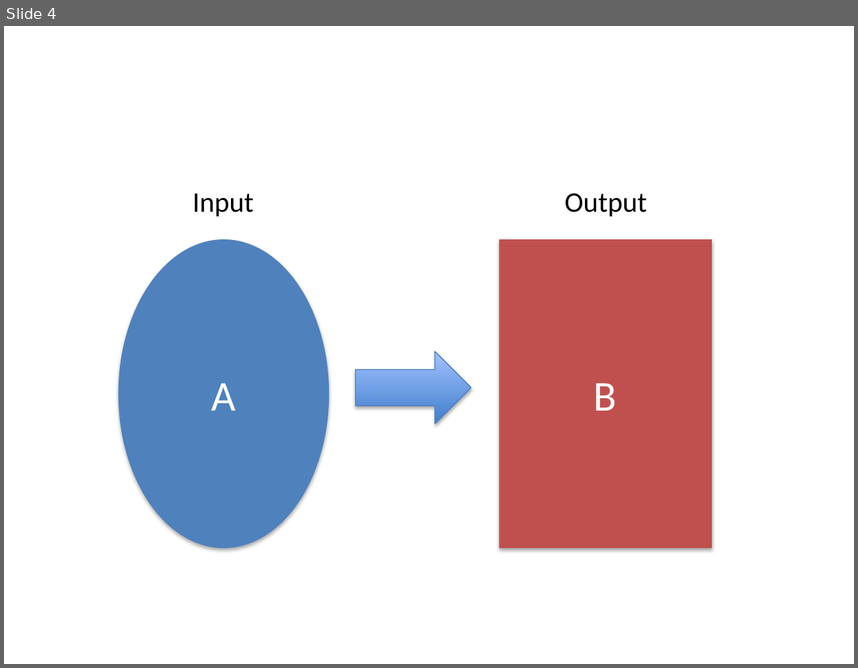
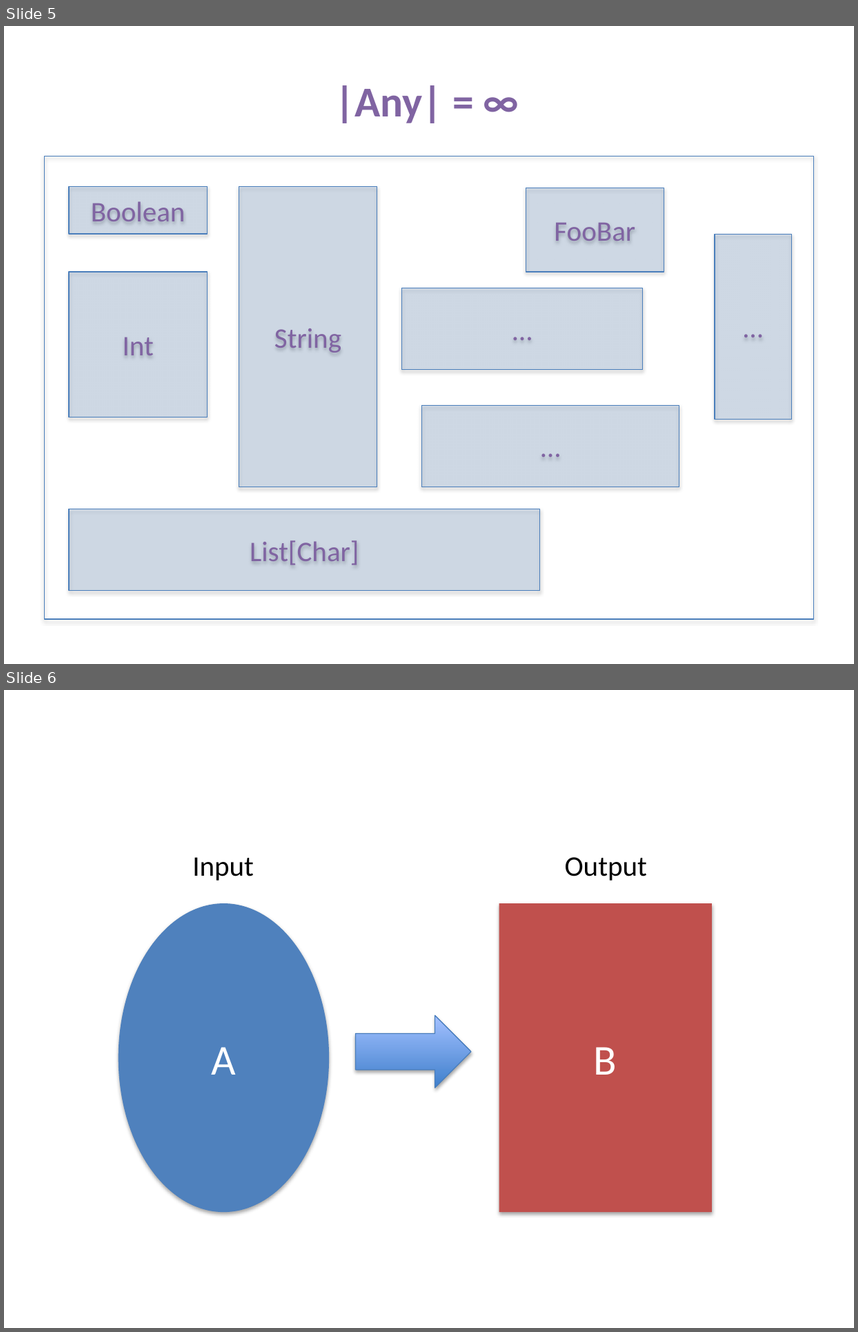
Before and after one commit to fp-tower/foundations, a slide deck: Diagrams.pptx. Shown one above the other, each under a label of ours: slide 4 before the commit, slides 5 and 6 after it. The pictures are 858x668 and 858x1332 pixels, drawn with LibreOffice and Linux fonts; fonts in the diff are those of the drawing. Boxes give left, top, right and bottom in pixels: in the first picture for what was removed or moved away, otherwise in the second. Text is boxed around its words. In the diff, an @@ line names an element or a change of style, - is before the commit and + after.

```diff
--- a/Diagrams.pptx
+++ b/Diagrams.pptx
@@ slide 5 added at [4,26,854,664], background #FFFFFF @@
@@ text added at [335,85,443,123], 36 pt, text #8064A2, bold @@
+|Any| = ∞
@@ rectangle added at [44,156,814,619], outline #4B7EBC 0.75 pt @@
@@ rectangle added at [69,187,206,234], fill #4F81BD at 20% opacity, outline #4B7EBC 0.75 pt, 24 pt, text #8064A2 @@
+Boolean
@@ rectangle added at [239,187,377,487], fill #4F81BD at 20% opacity, outline #4B7EBC 0.75 pt, 24 pt, text #8064A2 @@
+String
@@ rectangle added at [526,187,664,272], fill #4F81BD at 20% opacity, outline #4B7EBC 0.75 pt, 24 pt, text #8064A2 @@
+FooBar
@@ rectangle added at [715,234,791,419], fill #4F81BD at 20% opacity, outline #4B7EBC 0.75 pt, 24 pt, text #8064A2 @@
+…
@@ rectangle added at [69,272,206,417], fill #4F81BD at 20% opacity, outline #4B7EBC 0.75 pt, 24 pt, text #8064A2 @@
+Int
@@ rectangle added at [402,288,642,370], fill #4F81BD at 20% opacity, outline #4B7EBC 0.75 pt, 24 pt, text #8064A2 @@
+…
@@ rectangle added at [422,405,680,487], fill #4F81BD at 20% opacity, outline #4B7EBC 0.75 pt, 24 pt, text #8064A2 @@
+…
@@ rectangle added at [69,509,539,590], fill #4F81BD at 20% opacity, outline #4B7EBC 0.75 pt, 24 pt, text #8064A2 @@
+List[Char]
@@ what was slide 4 is now slide 6 @@
```
Also in this commit, not shown: 6 slides changed, 15 other slides added, 1 other file.
